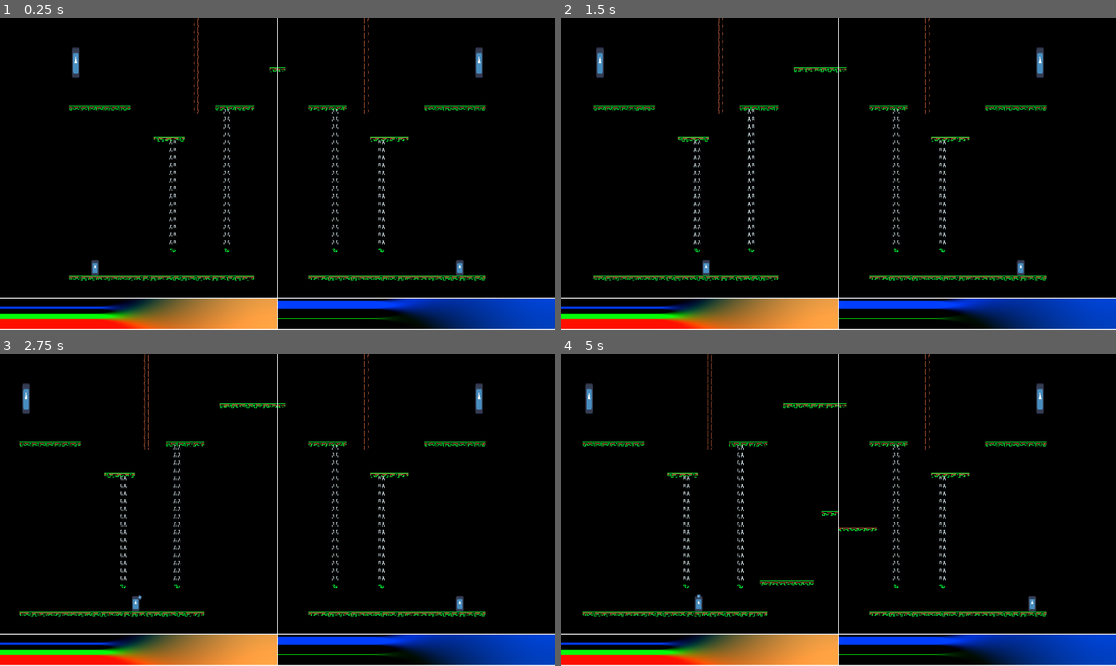
Above: before the commit, frames 1-4 (two rows, left to right).
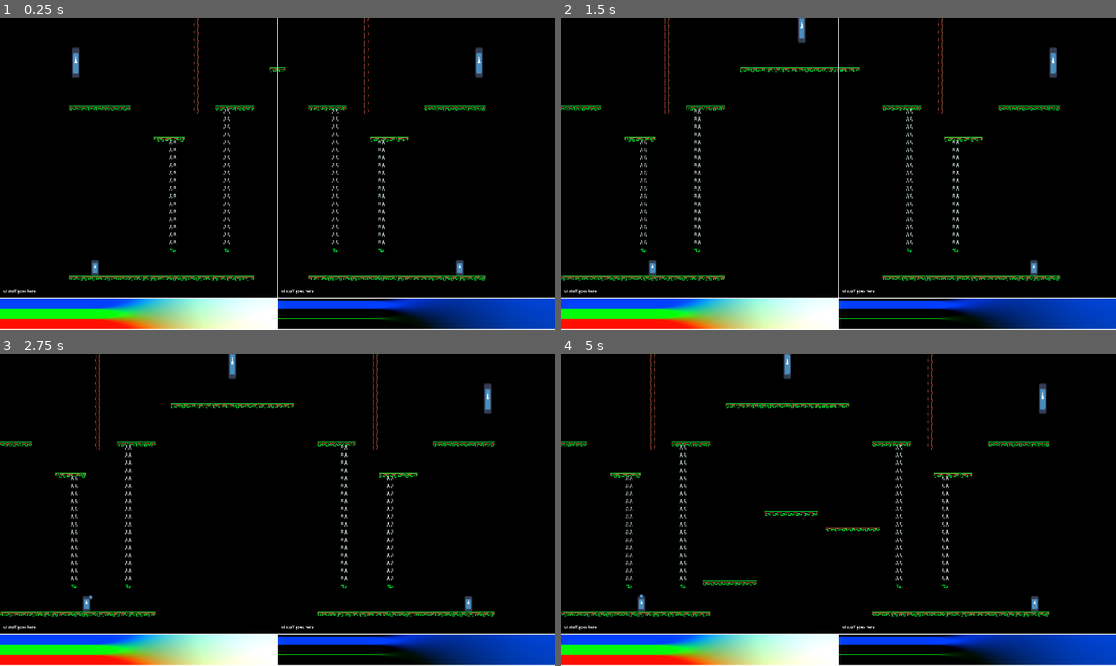
Above: after the commit, the same moments.

Repository: llhtimlam/UofT-GameJam
Game: Godot game, scene res://scenes/main.tscn
Two runs of this game, one before a commit and one after it. Both use one fixed random seed, a clock stepped at 60 frames per second and the inputs below. The engine's default icon, where the game draws it, is replaced by a stand-in: a white triangle on a blue panel in a dark square.
Inputs:
- Up to frame 1 (0.25 s): no input
- Up to frame 2 (1.5 s): tap Enter at 0.5 s; hold D (Player1_RIGHT) 0.53-1.28 s; tap G (Player1_DASH) at 0.6 s; tap F (Player1_JUMP) at 0.77 s; hold S (Player1_DOWN) from 1.28 s (still down); tap H (Player1_MELEE) at 1.35 s
- Up to frame 3 (2.75 s): tap F (Player1_JUMP) at 1.52 s; release S (Player1_DOWN) at 2.03 s; hold D (Player1_RIGHT) from 2.03 s (still down); tap J (Player1_SHOOT) at 2.1 s
- Up to frame 4 (5 s): release D (Player1_RIGHT) at 2.78 s; hold W (Player1_UP) 2.78-3.53 s; tap , (Player2_DASH) at 2.85 s; tap F (Player1_JUMP) at 3.02, 3.77, 4.52 s; hold A (Player1_LEFT) from 3.53 s (still down); tap Down (Player2_DOWN) at 3.6 s; tap Left (Player2_LEFT) at 4.35 s

The runs differ from the first frame. In frame 1, 3.7% of the frame differs, in the area x 0-57%, y 86-100%; in frame 2, 7.6%; in frame 3, 7.8%, in the area x 0-90%, y 0-100%; in frame 4, 7.8%.

Commit message:
split screen merging

Diff:
--- a/paintball/scenes/game_scene/player/player.gd
+++ b/paintball/scenes/game_scene/player/player.gd
@@ -106,6 +106,8 @@
 @onready var camera: Camera2D = $Camera2D
 @onready var camera_pos: Vector2 = position.clamp(Vector2(CAMERA_MIN_X,CAMERA_Y),Vector2(CAMERA_MAX_X,CAMERA_Y))
 var camera_i: Vector2 = Vector2.ZERO
+var screens_merging = false
+var camera_target = Vector2.ZERO
 
 # User Input Mapping
 func _input(event: InputEvent) -> void:
@@ -421,6 +423,7 @@
 	melee_instance.damage = base_damage
 	melee_instance.knockback = knockback
 	melee_hitbox.position.x = abs(melee_hitbox.position.x) * facing_dir
+	melee_hitbox.reset_physics_interpolation()
 	melee_hitbox.add_child(melee_instance)
 
 func enter_aiming() -> void:
@@ -447,13 +450,15 @@
 	pass
 
 func move_and_scale_camera():
-	var camera_target = Vector2(clamp(position.x,CAMERA_MIN_X,CAMERA_MAX_X),CAMERA_Y)
+	if not screens_merging: #let ui.gd override the target if merging
+		camera_target = Vector2(clamp(position.x,CAMERA_MIN_X,CAMERA_MAX_X),CAMERA_Y)
 	if get_viewport().size.y > MIN_SCREEN_HEIGHT:
 		camera.zoom = Vector2.ONE * .5 * floor(get_viewport().size.y/MIN_SCREEN_HEIGHT)
 	else:
 		var covered_area = MIN_SCREEN_HEIGHT - get_viewport().size.y
 		camera.zoom = Vector2.ONE * .5
-		camera_target.y = clamp(position.y,CAMERA_Y-covered_area,CAMERA_Y+covered_area)
+		if not screens_merging:
+			camera_target.y = clamp(position.y,CAMERA_Y-covered_area,CAMERA_Y+covered_area)
 	var P = camera_target - camera_pos
 	camera_i += P
 	camera_pos += P * .08 + camera_i * .0007
--- /dev/null
+++ b/paintball/scenes/game_scene/player_ui/player_ui.tscn
@@ -0,0 +1,19 @@
+[gd_scene format=3 uid="uid://dlf86r28uod0r"]
+
+[node name="PlayerUI" type="Control" unique_id=2014902624]
+layout_mode = 3
+anchor_right = 0.499
+anchor_bottom = 0.897
+
+[node name="Label" type="Label" parent="." unique_id=1171311217]
+layout_mode = 1
+anchors_preset = -1
+anchor_top = 1.0
+anchor_bottom = 1.0
+offset_left = 14.0
+offset_top = -40.511963
+offset_right = 149.0
+offset_bottom = -2.511963
+grow_horizontal = 2
+grow_vertical = 2
+text = "ui stuff goes here"
--- a/paintball/scenes/game_scene/ui.gd
+++ b/paintball/scenes/game_scene/ui.gd
@@ -1,17 +1,30 @@
 extends CanvasLayer
 
+# Color labels
 @onready var P1Cols: ColorRect = $P1Cols
 @onready var P2Cols: ColorRect = $P2Cols
-
 @export var red: Color = Color.RED
 @export var green: Color = Color.GREEN
 @export var blue: Color = Color.BLUE
-
 @export var player_1_color: Vector3 = Vector3.ZERO
 @export var player_2_color: Vector3 = Vector3.ZERO
 
+# Split screen
+const MERGE_PROPORTION = .75
+const SPLIT_PROPORTION = .8
+const SCREEN_MERGE_DIST = 5
+const SCREEN_MERGE_DIST_2D = 15
+@onready var container1: SubViewportContainer = $SubViewportContainer1
+@onready var container2: SubViewportContainer = $SubViewportContainer2
+@onready var viewport1: SubViewport = $SubViewportContainer1/Viewport1
+@onready var viewport2: SubViewport = $SubViewportContainer2/Viewport2
+@onready var player1: CharacterBody2D = viewport1.get_node("Map/Player1")
+@onready var player2: CharacterBody2D = viewport1.get_node("Map/Player2")
+var combined: bool = false
+
 # Called when the node enters the scene tree for the first time.
 func _ready() -> void:
+	# Color labels
 	var r = red.srgb_to_linear()
 	var g = green.srgb_to_linear()
 	var b = blue.srgb_to_linear()
@@ -19,8 +32,70 @@
 	P1Cols.material.set_shader_parameter("colors", col_matrix)
 	P2Cols.material.set_shader_parameter("colors", col_matrix)
 
+	# Split screen
+	var camera1 = player1.get_node("Camera2D")
+	var camera2 = player2.get_node("Camera2D")
+
+	viewport2.world_2d = viewport1.world_2d
+	camera1.custom_viewport = viewport1
+	camera1.make_current()
+	camera2.custom_viewport = viewport2
+	camera2.make_current()
+
 
 # Called every frame. 'delta' is the elapsed time since the previous frame.
-func _process(delta: float) -> void:
+func _physics_process(delta: float) -> void:
+	# Color labels
 	P1Cols.material.set_shader_parameter("cur_col", player_1_color/255.)
 	P2Cols.material.set_shader_parameter("cur_col", player_2_color/255.)
+
+	# Split screen
+	var p1_prop = player1.get_screen_transform().get_origin()/Vector2(get_window().size)
+	var p2_prop = player2.get_screen_transform().get_origin()/Vector2(get_window().size)
+	var diff = (p1_prop - p2_prop).abs()
+
+	var center = (player1.position + player2.position)*.5
+	var merge_dist = SCREEN_MERGE_DIST
+	if get_window().size.y < player1.MIN_SCREEN_HEIGHT: #camera moves in y
+		var covered_area = player1.MIN_SCREEN_HEIGHT - get_viewport().size.y
+		center.y = clamp(center.y,player1.CAMERA_Y-covered_area,player1.CAMERA_Y+covered_area)
+		merge_dist = SCREEN_MERGE_DIST_2D
+	else:
+		center.y = player1.CAMERA_Y
+		diff.y = 0
+
+	if not combined and max(diff.x, diff.y) < MERGE_PROPORTION:
+		var screen_correction = Vector2(get_window().size.x*.25,0) / player1.camera.zoom
+		player1.screens_merging = true
+		player1.camera_target = center - screen_correction
+		player2.screens_merging = true
+		player2.camera_target = center + screen_correction
+		if (player1.camera_pos - player2.camera_pos + 2 * screen_correction).length() < merge_dist:
+			combine_cameras(center)
+			combined = true
+	elif max(diff.x, diff.y) > SPLIT_PROPORTION:
+		player1.screens_merging = false
+		player2.screens_merging = false
+		if combined:
+			split_cameras()
+			combined = false
+	elif combined:
+		player1.camera_target = center
+		player2.camera_target = center + Vector2(get_window().size.x*.25,0) / player1.camera.zoom
+
+func combine_cameras(center):
+	player1.camera.reset_physics_interpolation()
+	player1.camera_target = center
+	player1.camera_pos = center
+	player1.camera_i = Vector2.ZERO
+	container1.anchor_right = 1.
+	container2.anchor_left = 1.
+
+func split_cameras():
+	var screen_correction = Vector2(get_window().size.x*.25,0) / player1.camera.zoom
+	player1.camera.reset_physics_interpolation()
+	player1.camera_target = player1.camera_target - screen_correction
+	player1.camera_pos = player1.camera_pos - screen_correction
+	player1.camera_i = Vector2.ZERO
+	container1.anchor_right = 0.499
+	container2.anchor_left = 0.501
--- a/paintball/scenes/game_scene/ui.tscn
+++ b/paintball/scenes/game_scene/ui.tscn
@@ -2,6 +2,7 @@
 
 [ext_resource type="Script" uid="uid://iy2r0q3mhbub" path="res://scenes/game_scene/ui.gd" id="1_om0p0"]
 [ext_resource type="PackedScene" uid="uid://dar61yhoanucs" path="res://scenes/game_scene/map.tscn" id="1_vc43c"]
+[ext_resource type="PackedScene" uid="uid://dlf86r28uod0r" path="res://scenes/game_scene/player_ui/player_ui.tscn" id="2_1e8iq"]
 [ext_resource type="Shader" uid="uid://b3vi2r6d6t7ja" path="res://assets/color_mix.gdshader" id="2_r2uu1"]
 
 [sub_resource type="Environment" id="Environment_6amc0"]
@@ -42,7 +43,7 @@
 red = Color(1, 0.27316666, 0.110000014, 1)
 green = Color(0.110000014, 1, 0.24349988, 1)
 blue = Color(0.110000014, 0.5253334, 1, 1)
-player_1_color = Vector3(255, 128, 55)
+player_1_color = Vector3(255, 255, 255)
 player_2_color = Vector3(0, 16, 200)
 
 [node name="WorldEnvironment" type="WorldEnvironment" parent="." unique_id=1182529437]
@@ -96,6 +97,12 @@
 [node name="WorldEnvironment" type="WorldEnvironment" parent="SubViewportContainer2/Viewport2" unique_id=1933334175]
 environment = SubResource("Environment_om0p0")
 
+[node name="PlayerUI1" parent="." unique_id=2014902624 instance=ExtResource("2_1e8iq")]
+
+[node name="PlayerUI2" parent="." unique_id=927157008 instance=ExtResource("2_1e8iq")]
+anchor_left = 0.501
+anchor_right = 1.0
+
 [node name="P1Cols" type="ColorRect" parent="." unique_id=296962404]
 material = SubResource("ShaderMaterial_6amc0")
 anchors_preset = -1
--- a/paintball/scenes/main.gd
+++ b/paintball/scenes/main.gd
@@ -9,14 +9,3 @@
 func load_game():
 	ui_instance = UI_SCENE.instantiate()
 	add_child(ui_instance)
-
-	var viewport1 = ui_instance.get_node("SubViewportContainer1/Viewport1")
-	var viewport2 = ui_instance.get_node("SubViewportContainer2/Viewport2")
-	var camera1 = viewport1.get_node("Map/Player1/Camera2D")
-	var camera2 = viewport1.get_node("Map/Player2/Camera2D")
-
-	viewport2.world_2d = viewport1.world_2d
-	camera1.custom_viewport = viewport1
-	camera1.make_current()
-	camera2.custom_viewport = viewport2
-	camera2.make_current()
